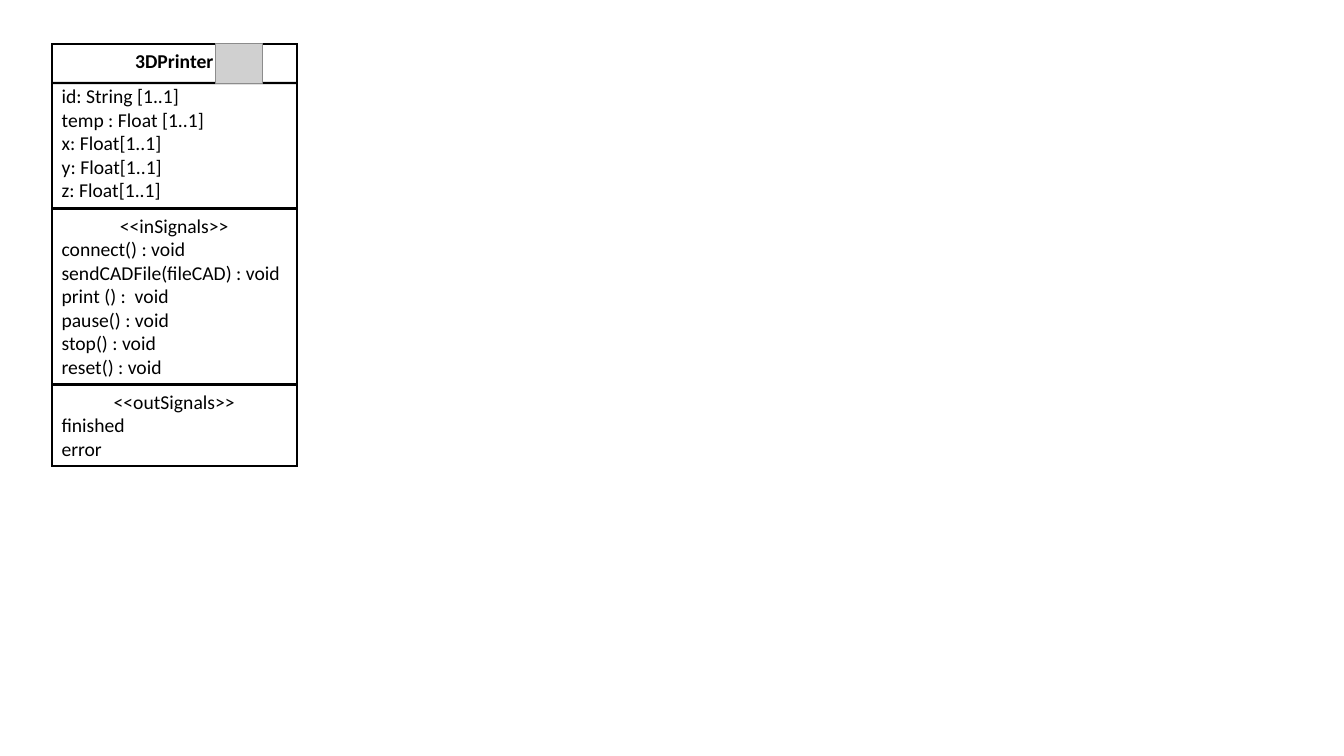
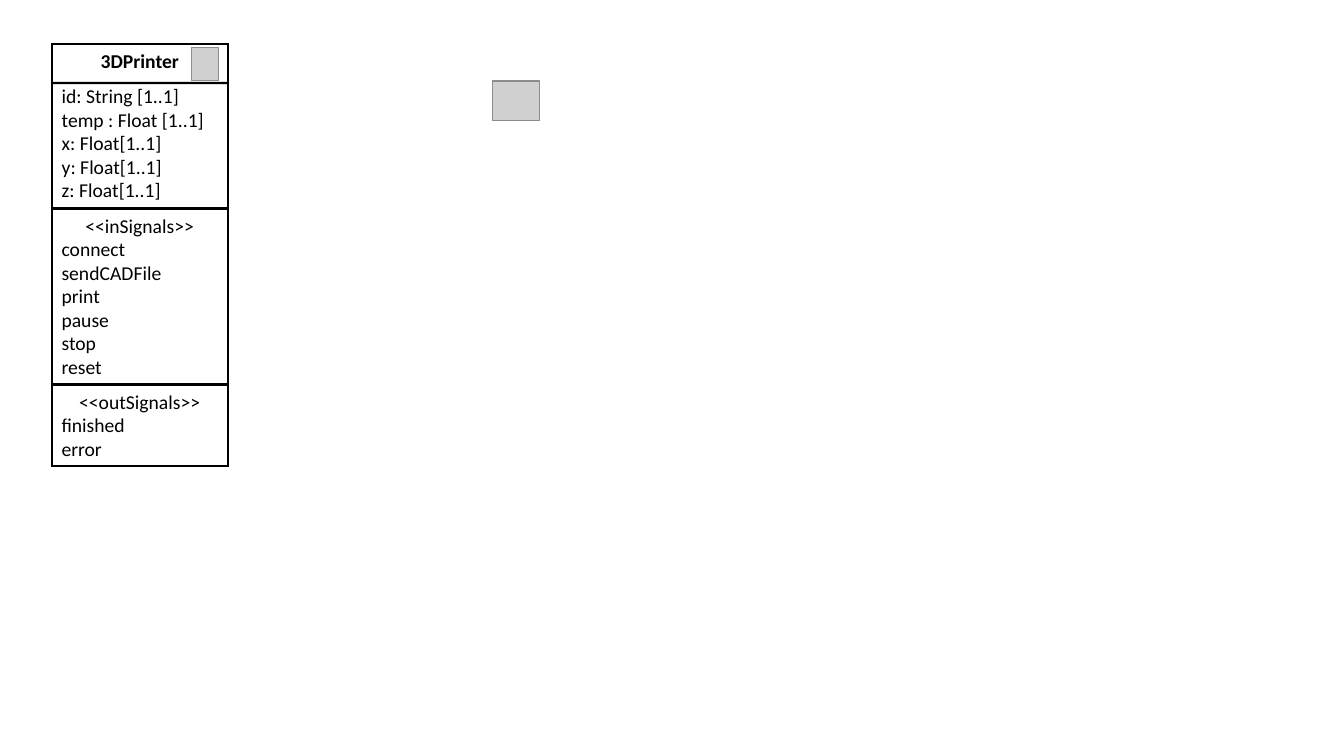
Before and after one commit to cdl-mint/at-journal, a slide deck: slide 7 of figures/2022_AT_Figures.pptx (slide 6 before the commit). Drawn at 1344x756 pixels with LibreOffice and Linux fonts; fonts in the diff are those of the drawing; grey boxes stand for pictures. Boxes give left, top, right and bottom in pixels: in the first picture for what was removed or moved away, otherwise in the second. Text is boxed around its words. In the diff, an @@ line names an element or a change of style, - is before the commit and + after.

```diff
--- a/figures/2022_AT_Figures.pptx
+++ b/figures/2022_AT_Figures.pptx
@@ rectangle "3DPrinter": place and size @@
-rectangle "3DPrinter" at (51, 44, 296, 209)
+rectangle "3DPrinter" at (51, 44, 228, 209)
@@ picture added at (192, 47, 219, 81) @@
@@ line moved from (51, 83) - (297, 83) to (51, 83) - (228, 83) @@
@@ picture: place and size @@
-picture at (216, 44, 263, 84)
+picture at (493, 81, 540, 120)
@@ rectangle "<<inSignals>>": place and size @@
-rectangle "<<inSignals>>" at (51, 209, 296, 385)
+rectangle "<<inSignals>>" at (51, 209, 228, 385)
@@ text in rectangle at (62, 243, 162, 374): text changed @@
-connect() : void
-sendCADFile(fileCAD) : void
-print () : void
-pause() : void
-stop() : void
-reset() : void
+connect
+sendCADFile
+print
+pause
+stop
+reset
@@ rectangle "<<outSignals>>": place and size @@
-rectangle "<<outSignals>>" at (51, 385, 296, 467)
+rectangle "<<outSignals>>" at (51, 385, 228, 467)
```
Also in this commit, not shown: 2 other slides changed, 2 slides added, 1 other file.
